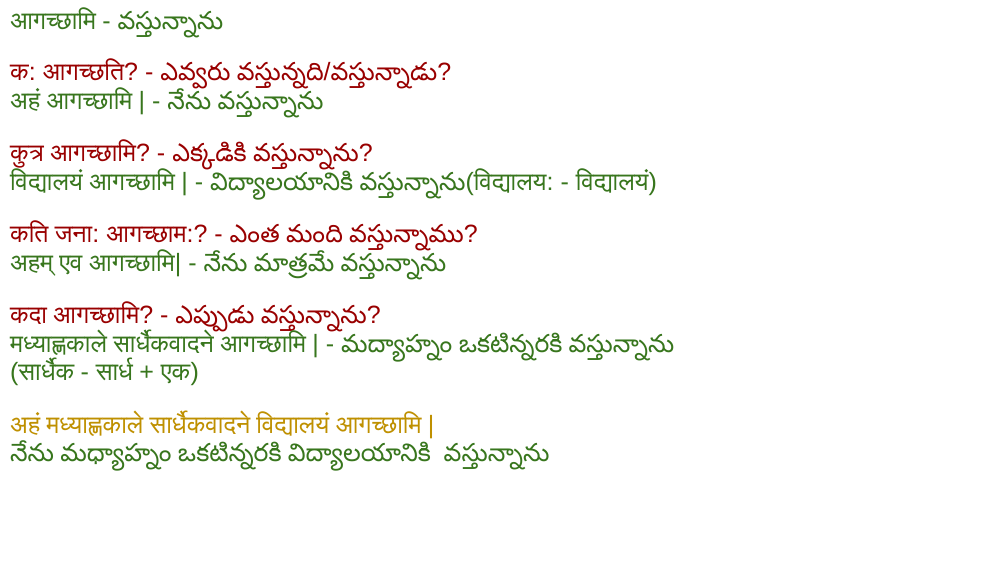
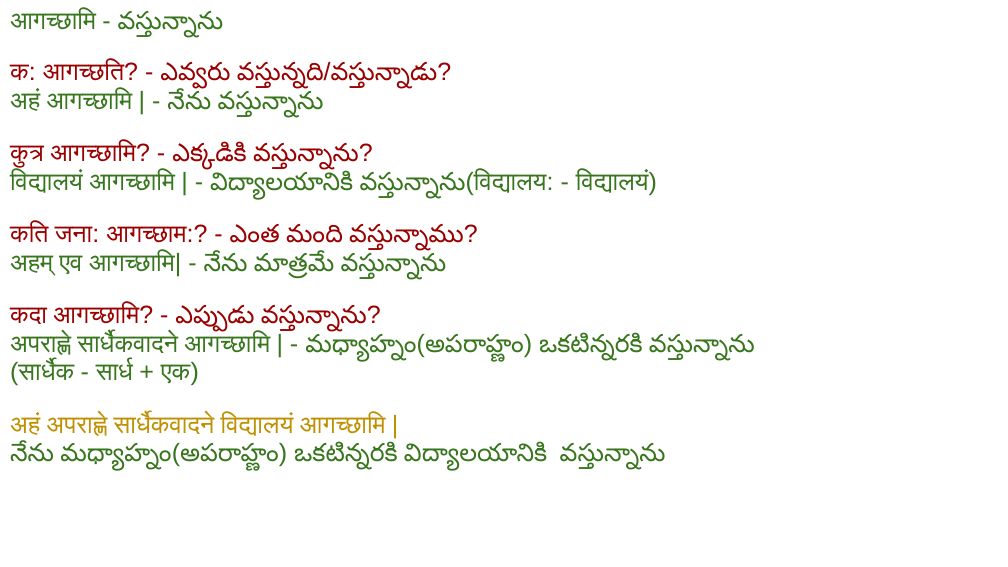
Before and after one commit to samskruthamShikshanthu/sanskritProjects, a slide deck: slide 9 of Lessons/sapthaKakaaraaha/aagachchati/7k-aagachchati.pptx. Drawn at 1008x567 pixels with LibreOffice and Linux fonts; fonts in the diff are those of the drawing. Boxes give left, top, right and bottom in pixels: in the first picture for what was removed or moved away, otherwise in the second. Text is boxed around its words. In the diff, an @@ line names an element or a change of style, - is before the commit and + after.

Commit message:
POD

```diff
--- a/Lessons/sapthaKakaaraaha/aagachchati/7k-aagachchati.pptx
+++ b/Lessons/sapthaKakaaraaha/aagachchati/7k-aagachchati.pptx
@@ subtitle at (10,333,755,362): text changed @@
-मध्याह्णकाले सार्धैकवादने आगच्छामि | - మద్యాహ్నం ఒకటిన్నరకి వస్తున్నాను
+अपराह्णे सार्धैकवादने आगच्छामि | - మధ్యాహ్నం(అపరాహ్ణం) ఒకటిన్నరకి వస్తున్నాను
@@ subtitle at (10,414,666,471): text changed @@
-अहं मध्याह्णकाले सार्धैकवादने विद्यालयं आगच्छामि |
-నేను మధ్యాహ్నం ఒకటిన్నరకి విద్యాలయానికి వస్తున్నాను
+अहं अपराह्णे सार्धैकवादने विद्यालयं आगच्छामि |
+నేను మధ్యాహ్నం(అపరాహ్ణం) ఒకటిన్నరకి విద్యాలయానికి వస్తున్నాను
```
